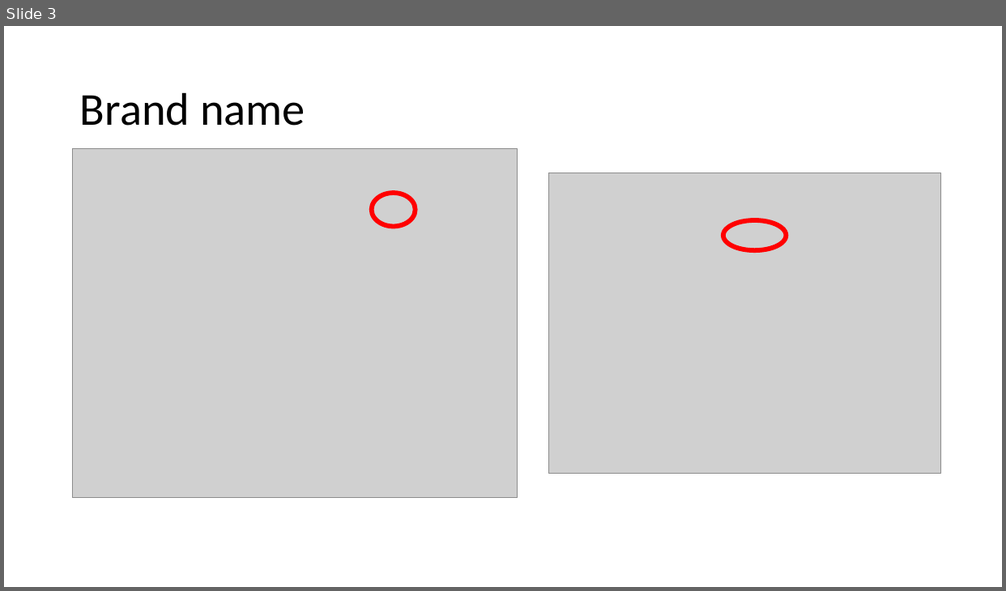
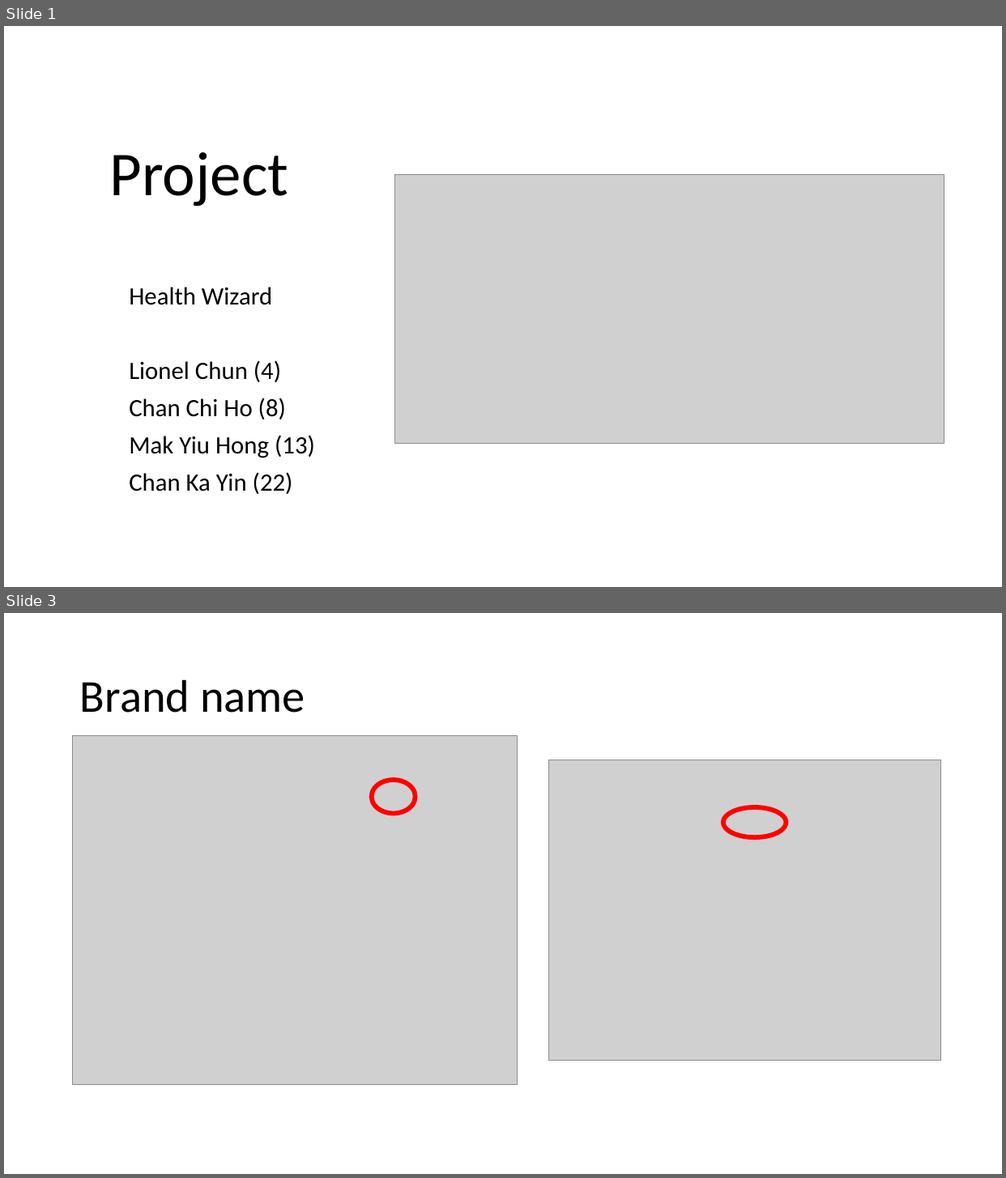
Before and after one commit to llkk87/frond-end-project, a slide deck: present-docs/project-presentation.pptx. Shown one above the other, each under a label of ours: slide 3 before the commit, slides 1 and 3 after it; the slides between them are not shown. The pictures are 1006x591 and 1006x1178 pixels, drawn with LibreOffice and Linux fonts; fonts in the diff are those of the drawing; grey boxes stand for pictures. Boxes give left, top, right and bottom in pixels: in the first picture for what was removed or moved away, otherwise in the second. Text is boxed around its words. In the diff, an @@ line names an element or a change of style, - is before the commit and + after.

```diff
--- a/present-docs/project-presentation.pptx
+++ b/present-docs/project-presentation.pptx
@@ slide 1 added at (4,26,1002,587), background #FFFFFF @@
@@ title added at (109,152,288,207), 60 pt, text #000000 @@
+Project
@@ picture added at (394,174,944,443) @@
@@ subtitle added at (129,287,315,494), 24 pt, text #000000 @@
+Health Wizard
+Lionel Chun (4)
+Chan Chi Ho (8)
+Mak Yiu Hong (13)
+Chan Ka Yin (22)
```
Also in this commit, not shown: 5 slides changed, 6 other slides added, 1 slide removed, 1 other file.
